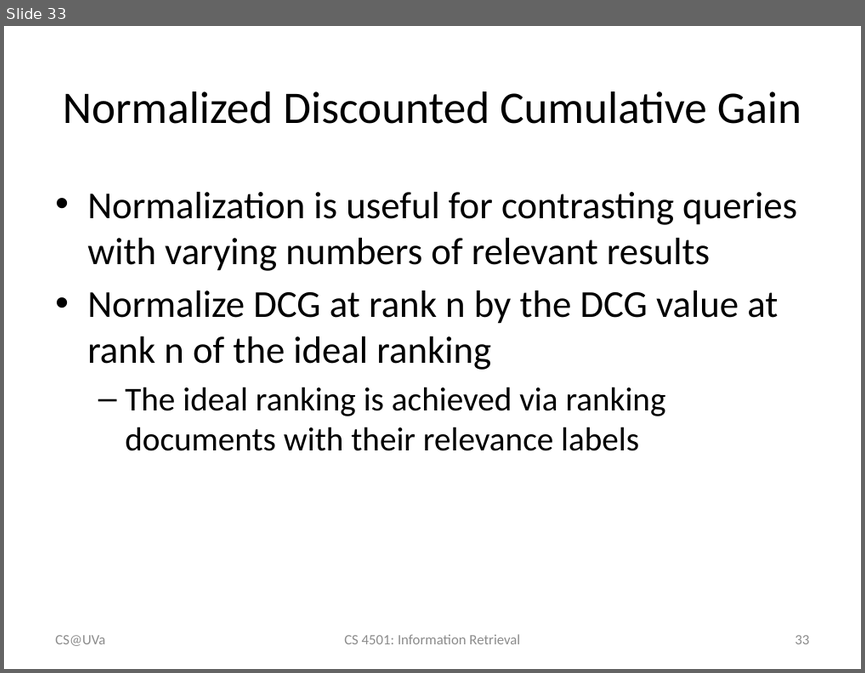
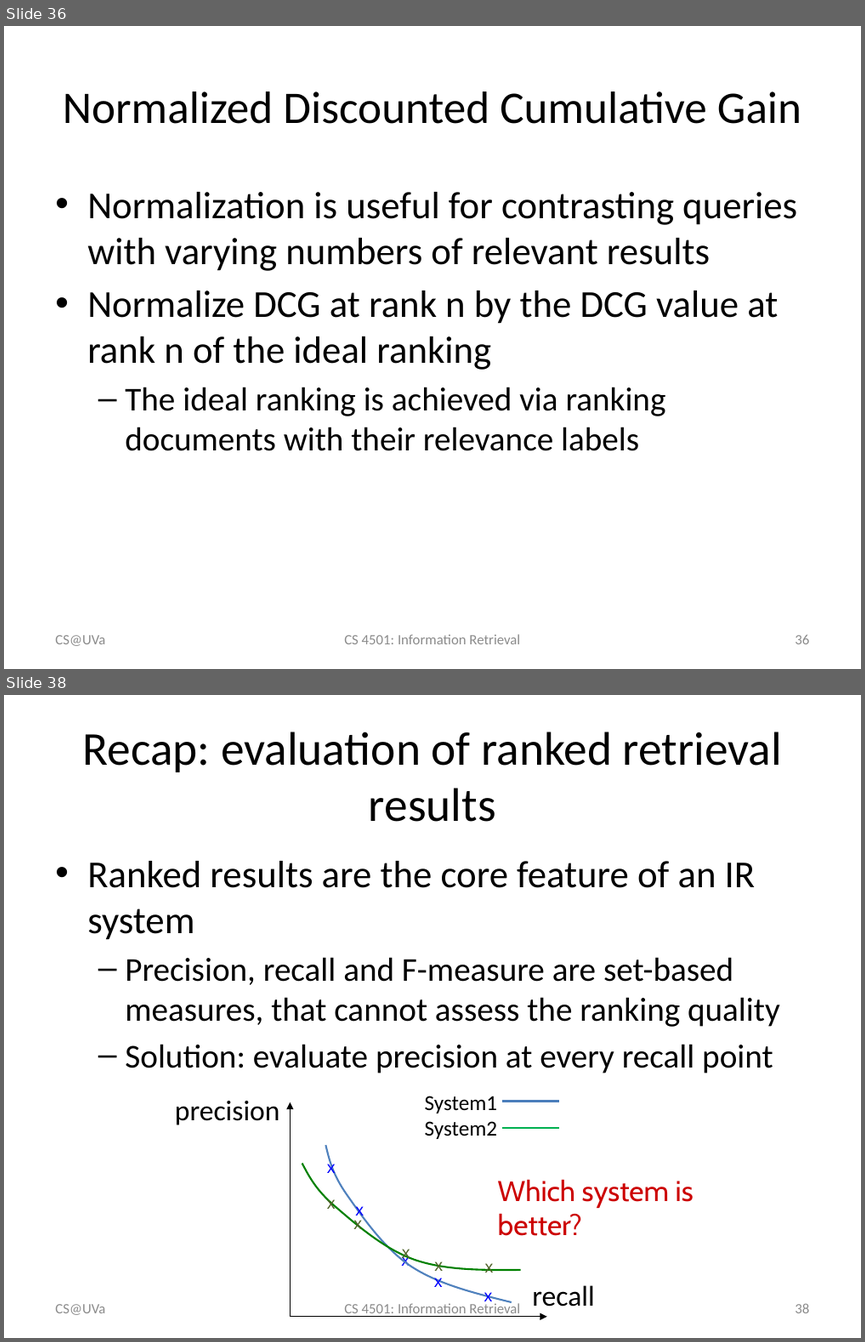
Before and after one commit to wang296/IR2015, a slide deck: docs/Information Retrieval Evaluation.pptx. Shown one above the other, each under a label of ours: slide 33 before the commit, slides 36 and 38 after it; the slides between them are not shown. The pictures are 865x673 and 865x1342 pixels, drawn with LibreOffice and Linux fonts; fonts in the diff are those of the drawing. Boxes give left, top, right and bottom in pixels: in the first picture for what was removed or moved away, otherwise in the second. Text is boxed around its words. In the diff, an @@ line names an element or a change of style, - is before the commit and + after.

```diff
--- a/docs/Information Retrieval Evaluation.pptx
+++ b/docs/Information Retrieval Evaluation.pptx
@@ slide 38 added at [4,695,861,1338], background #FFFFFF @@
@@ title added at [82,732,782,822], 39.6 pt, text #000000 @@
+Recap: evaluation of ranked retrieval results
@@ text added at [87,861,780,1073], 28 pt, text #000000 @@
+• Ranked results are the core feature of an IR system
+  – Precision, recall and F-measure are set-based measures, that cannot assess the ranking quality
+  – Solution: evaluate precision at every recall point
@@ text added at [498,1179,693,1236], 24 pt, text #CC0000 @@
+Which system is better?
@@ group added at [175,1095,594,1316]: 13 texts, 2 arrows, 2 freeform shapes, 2 lines @@
+x
+precision
+recall
+x
+x
+x
+x
+System1
+System2
+x
+x
+x
+x
+x
@@ text added at [55,1304,105,1315], 12 pt, text #8C8C8C @@
+CS@UVa
@@ text added at [344,1302,520,1316], 12 pt, text #8C8C8C @@
+CS 4501: Information Retrieval
@@ page number added at [794,1303,809,1313], 12 pt, text #8C8C8C @@
+38
@@ what was slide 33 is now slide 36 @@
@@ page number at [794,635,809,644]: text changed @@
-33
+36
```
Also in this commit, not shown: 3 slides changed, 13 other slides added, 2 other files.
